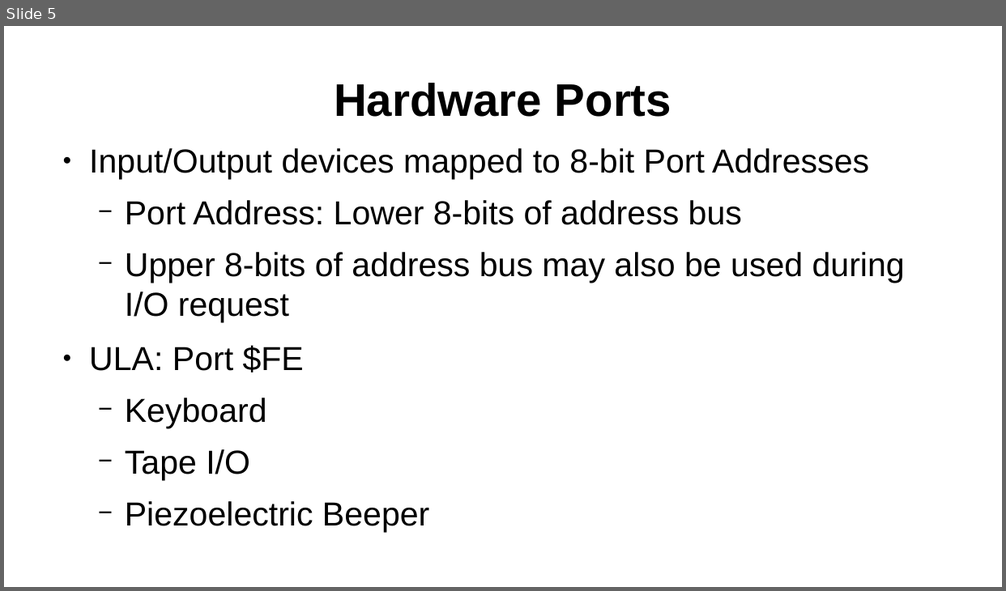
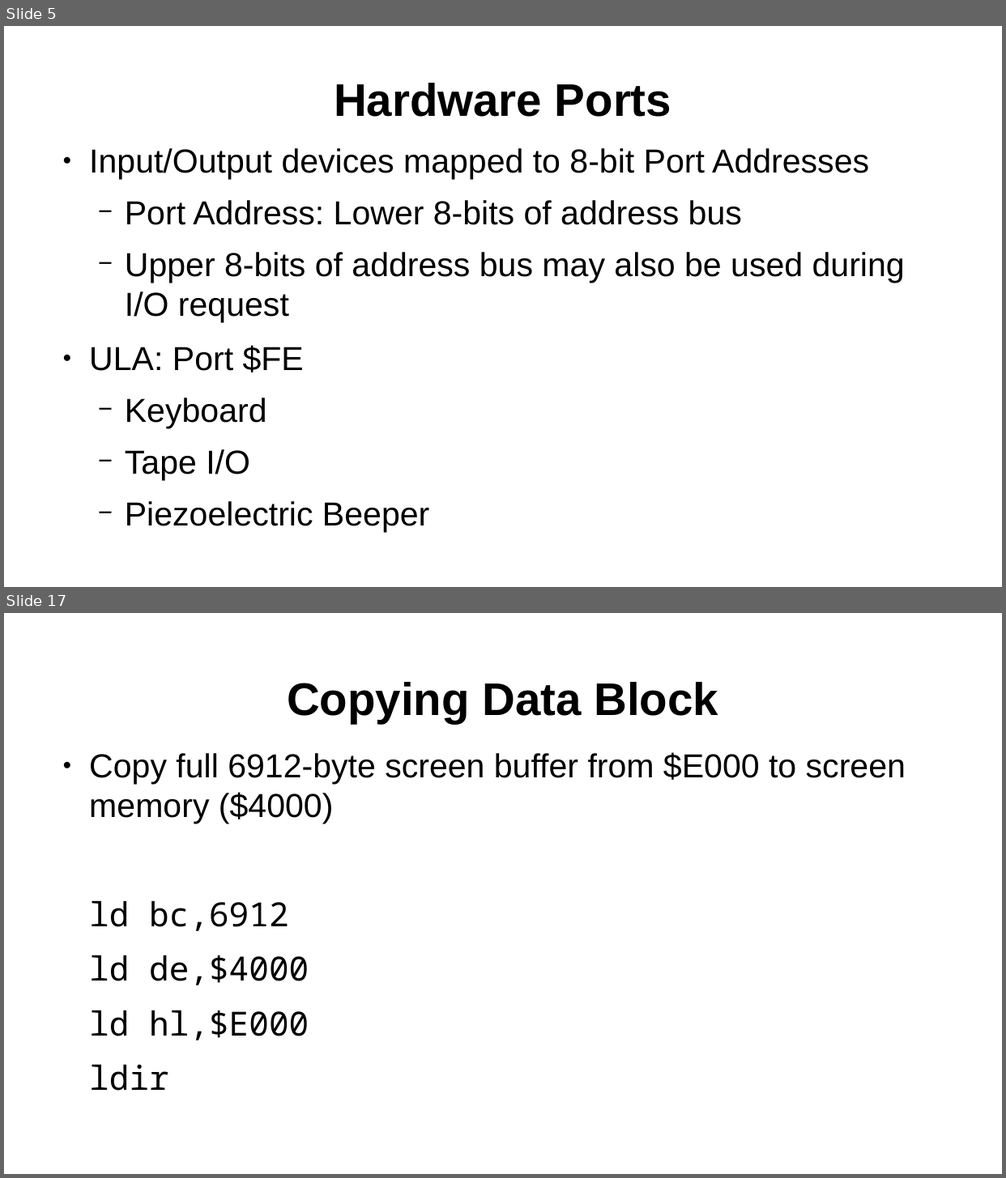
Before and after one commit to SlithyMatt/zxs-assembly-tutorial, a slide deck: Lesson3/Lesson3.odp. Shown one above the other, each under a label of ours: slide 5 before the commit, slides 5 and 17 after it; the slides between them are not shown. The pictures are 1006x591 and 1006x1178 pixels, drawn with LibreOffice and Linux fonts; fonts in the diff are those of the drawing. Boxes give left, top, right and bottom in pixels: in the first picture for what was removed or moved away, otherwise in the second. Text is boxed around its words. In the diff, an @@ line names an element or a change of style, - is before the commit and + after.

```diff
--- a/Lesson3/Lesson3.odp
+++ b/Lesson3/Lesson3.odp
@@ slide 17 added at (4, 613, 1002, 1174), background #FFFFFF @@
@@ title added at (287, 682, 718, 723), 44 pt, text #000000, bold @@
+Copying Data Block
@@ text added at (89, 752, 906, 1041), 32 pt, text #000000 @@
+● Copy full 6912-byte screen buffer from $E000 to screen memory ($4000)
+ld bc,6912
+ld de,$4000
+ld hl,$E000
+ldir
```
Also in this commit, not shown: 8 slides changed, 8 other slides added.
